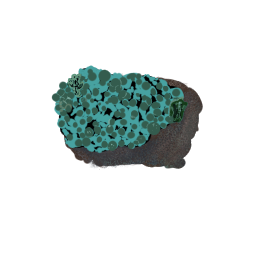
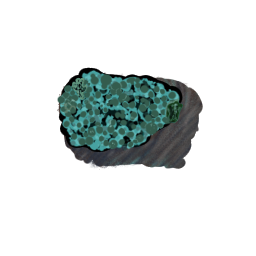
Revision of a layered 256x256 image; what changed, layer by layer:
painted on "Highlights" over (x1=51, y1=65, x2=192, y2=169)
painted on "Inclusions" over (x1=51, y1=65, x2=192, y2=169)
painted on "Darker" over (x1=51, y1=65, x2=192, y2=169)
painted on "Lighter" over (x1=51, y1=65, x2=192, y2=169)
added layer "Gradient" (32%) above "Back" over (x1=64, y1=65, x2=192, y2=169)
added layer "Paint Layer 1" (50%) above "backside rocc" over (x1=51, y1=65, x2=203, y2=169)
